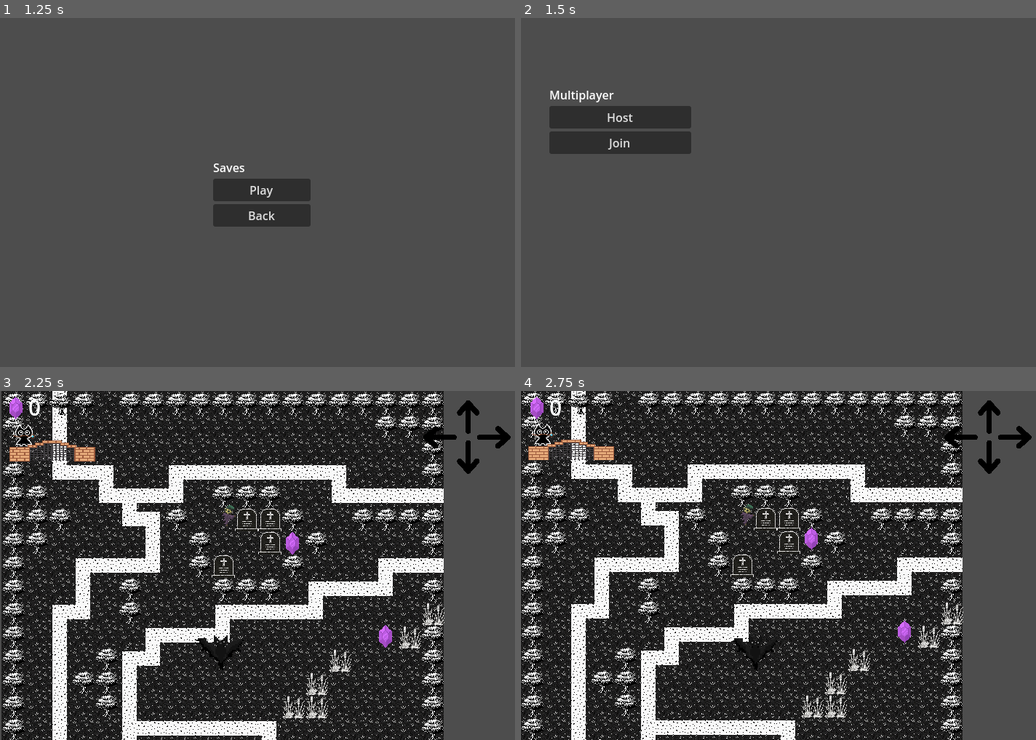
Above: before the commit, frames 1-4 (two rows, left to right).
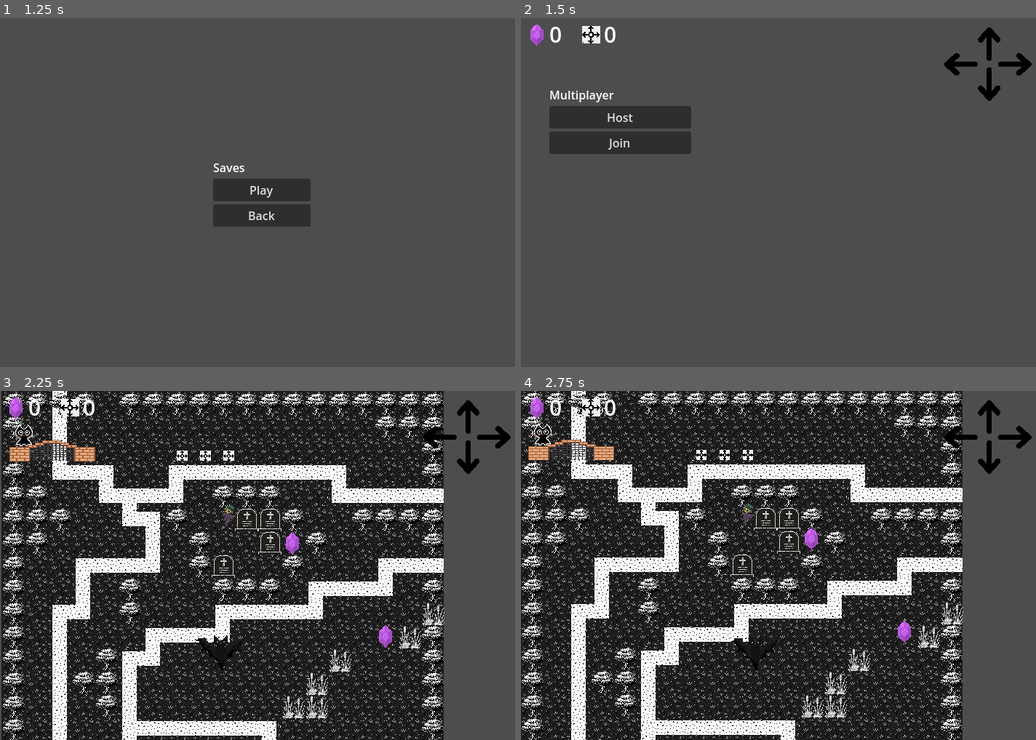
Above: after the commit, the same moments.

Repository: royalcaster/split-souls
Game: Godot game, scene res://scenes/ui/MainMenu.tscn
The game is run twice, just before and just after one commit, with the same random seed, the same clock (stepped at 60 frames per second) and the same inputs. The engine's default icon, where the game draws it, is replaced by a stand-in: a white triangle on a blue panel in a dark square.
Inputs:
- Up to frame 1 (1.25 s): click "Play" at 0.5 s
- Up to frame 2 (1.5 s): click "Play" at 1.25 s
- Up to frame 3 (2.25 s): click "Host" at 2 s
- Up to frame 4 (2.75 s): no input

Frame 1 is identical in both runs. In frame 2, 1.1% of the frame differs, in the area x 1-100%, y 1-24%; in frame 3, 0.3%; in frame 4, 0.3%.

Commit message:
signals working

Diff:
--- a/project.godot
+++ b/project.godot
@@ -65,6 +65,11 @@
 "events": [Object(InputEventMouseButton,"resource_local_to_scene":false,"resource_name":"","device":-1,"window_id":0,"a …(253 unchanged characters)…
 ]
 }
+consume_crystal_direction_item={
+"deadzone": 0.2,
+"events": [Object(InputEventKey,"resource_local_to_scene":false,"resource_name":"","device":-1,"window_id":0,"alt_pressed":false,"shift_pressed":false,"ctrl_pressed":false,"meta_pressed":false,"pressed":false,"keycode":0,"physical_keycode":82,"key_label":0,"unicode":114,"location":0,"echo":false,"script":null)
+]
+}
 
 [rendering]
 
--- a/scenes/game/Game.tscn
+++ b/scenes/game/Game.tscn
@@ -9,11 +9,13 @@
 [ext_resource type="Script" uid="uid://cm0mfxlop7ysq" path="res://scenes/game/hud.gd" id="6_wnrko"]
 [ext_resource type="PackedScene" uid="uid://c0dwtyimchwxc" path="res://scenes/static_barriers/gate.tscn" id="7_gg4pt"]
 [ext_resource type="TileSet" uid="uid://s3qxvfulnqbi" path="res://src/light_tileset_objects.tres" id="7_vg8p7"]
+[ext_resource type="PackedScene" uid="uid://ds0pgagbgkhf0" path="res://scenes/items/CrystalDirectionItem.tscn" id="8_2kuj7"]
 [ext_resource type="Texture2D" uid="uid://b06qxd36nxmvl" path="res://assets/img/crystals_spritesheet.png" id="8_qf6a8"]
 [ext_resource type="Texture2D" uid="uid://c7scnv10bvrrt" path="res://assets/img/arrow1.png" id="8_wnrko"]
 [ext_resource type="PackedScene" uid="uid://jynqgtiojqyc" path="res://scenes/static_barriers/TreeBarrier.tscn" id="11_aptqa"]
 [ext_resource type="PackedScene" uid="uid://c02kcbepe14nj" path="res://scenes/minigame/MiniGame.tscn" id="12_gynul"]
 [ext_resource type="PackedScene" uid="uid://bjo82svgfw2px" path="res://scenes/friends/dog/Dog.tscn" id="14_5xhyk"]
+[ext_resource type="Texture2D" uid="uid://bwvv5p5m7pg0i" path="res://assets/img/direcitons.png" id="14_vj8ay"]
 [ext_resource type="PackedScene" uid="uid://blcf0l1sqw4iq" path="res://scenes/friends/witch/Witch.tscn" id="15_2iokk"]
 [ext_resource type="PackedScene" uid="uid://cbvvfl7uj2qvg" path="res://scenes/friends/scarecrow/Scarecrow.tscn" id="15_vg8p7"]
 
@@ -2503,6 +2505,12 @@
 sources/0 = SubResource("TileSetAtlasSource_5xhyk")
 sources/1 = SubResource("TileSetAtlasSource_2iokk")
 
+[sub_resource type="TileSetScenesCollectionSource" id="TileSetScenesCollectionSource_vj8ay"]
+scenes/1/scene = ExtResource("8_2kuj7")
+
+[sub_resource type="TileSet" id="TileSet_07vrc"]
+sources/0 = SubResource("TileSetScenesCollectionSource_vj8ay")
+
 [sub_resource type="CanvasItemMaterial" id="CanvasItemMaterial_wnrko"]
 
 [node name="Game" type="Node2D"]
@@ -2530,6 +2538,12 @@
 y_sort_enabled = true
 tile_map_data = PackedByteArray("AAASAAUAAAAAAAAAAAAEABIAAAAEAAAAAAAFABIAAAAFAAAAAAAEABMAAAAEAAEAAAAFABMAAAAFAAEAAAALAA …(928 unchanged characters)…
 tile_set = ExtResource("7_vg8p7")
+
+[node name="items" type="TileMapLayer" parent="." groups=["map_content"]]
+visible = false
+y_sort_enabled = true
+tile_map_data = PackedByteArray("AAAPAAUAAAAAAAAAAQARAAUAAAAAAAAAAQATAAUAAAAAAAAAAQA=")
+tile_set = SubResource("TileSet_07vrc")
 
 [node name="MultiplayerSpawner" type="MultiplayerSpawner" parent="."]
 _spawnable_scenes = PackedStringArray("uid://b184syehau03x")
@@ -2573,7 +2587,6 @@
 
 [node name="HUD" type="CanvasLayer" parent="." groups=["map_content"]]
 unique_name_in_owner = true
-visible = false
 offset = Vector2(0.17, 0.13)
 transform = Transform2D(1, 0, 0, 1, 0.17, 0.13)
 script = ExtResource("6_wnrko")
@@ -2604,6 +2617,14 @@
 position = Vector2(678.58, 63.62)
 scale = Vector2(0.131836, 0.112305)
 texture = ExtResource("8_wnrko")
+
+[node name="CrystalDirectionItems" type="Label" parent="HUD"]
+offset_left = 114.35
+offset_top = 0.87
+offset_right = 154.35
+offset_bottom = 42.87
+theme_override_font_sizes/font_size = 30
+text = "0"
 
 [node name="CrystalScore" type="Label" parent="HUD"]
 offset_left = 39.0
@@ -2621,6 +2642,11 @@
 vframes = 2
 frame = 3
 
+[node name="Direcitons" type="Sprite2D" parent="HUD"]
+position = Vector2(96.35, 22.87)
+scale = Vector2(0.04, 0.04)
+texture = ExtResource("14_vj8ay")
+
 [node name="Barriers" type="Node2D" parent="." groups=["map_content"]]
 visible = false
 
--- a/scenes/game/hud.gd
+++ b/scenes/game/hud.gd
@@ -2,3 +2,6 @@
 
 func update_crystal_score(value):
 	$CrystalScore.text = str(value)
+
+func update_crystal_direction_items(value):
+	$CrystalDirectionItems.text = str(value)
--- /dev/null
+++ b/scenes/items/CrystalDirectionItem.tscn
@@ -0,0 +1,20 @@
+[gd_scene load_steps=4 format=3 uid="uid://ds0pgagbgkhf0"]
+
+[ext_resource type="Script" uid="uid://bwqwhadycntpi" path="res://src/CrystalDirectionsItem.gd" id="1_lnaur"]
+[ext_resource type="Texture2D" uid="uid://bwvv5p5m7pg0i" path="res://assets/img/direcitons.png" id="1_urjj3"]
+
+[sub_resource type="RectangleShape2D" id="RectangleShape2D_lnaur"]
+size = Vector2(30, 30)
+
+[node name="CrystalDirection" type="Area2D"]
+scale = Vector2(0.46, 0.46)
+script = ExtResource("1_lnaur")
+
+[node name="Sprite2D" type="Sprite2D" parent="."]
+scale = Vector2(0.05, 0.05)
+texture = ExtResource("1_urjj3")
+
+[node name="CollisionShape2D" type="CollisionShape2D" parent="."]
+shape = SubResource("RectangleShape2D_lnaur")
+
+[connection signal="body_entered" from="." to="." method="_on_body_entered"]
--- /dev/null
+++ b/src/CrystalDirectionsItem.gd
@@ -0,0 +1,11 @@
+extends Area2D
+
+signal collected
+
+func _ready() -> void:
+	add_to_group("crystal_direction_items")
+
+func _on_body_entered(body: Node2D) -> void:
+	if body.has_method("is_player"):
+		collected.emit()
+		queue_free()
--- a/src/Game.gd
+++ b/src/Game.gd
@@ -10,6 +10,7 @@
 var peer = ENetMultiplayerPeer.new()
 var players = []
 var current_crystal_score = 0
+var current_crystal_direction_items = 0
 
 var player_inputs = {} # Dictionary of {peer_id: input_vector}
 var shared_player: CharacterBody2D
@@ -81,6 +82,7 @@
 
 	# Update HUD
 	hud.update_crystal_score(current_crystal_score)
+	hud.update_crystal_direction_items(current_crystal_direction_items)
 
 var last_input = [false, false, false, false]  # necessary because otherwise if e.g. player1 does not press any key, player2 will see player1's last input permanently
 # methods watches the inputs and sends them via rpc
@@ -180,6 +182,8 @@
 		var objects_tileset = preload("res://src/dark_tileset_objects.tres")
 		$objects.tile_set = objects_tileset
 
+	find_and_connect_event_triggers()
+
 
 func spawn_crystals():
 	for pos in crystal_positions:
@@ -252,3 +256,33 @@
 	await get_tree().create_timer(5.0).timeout
 	hide_enemies_for_lightplayer()
 	hide_barriers_for_darkplayer()
+
+func find_and_connect_event_triggers():
+	var crystal_direction_items = get_tree().get_nodes_in_group("crystal_direction_items")
+	print("finding triggers")
+	for item in crystal_direction_items:
+		print("trigger found")
+		item.collected.connect(on_crystal_direction_item_collected)
+
+func on_crystal_direction_item_collected():
+	current_crystal_direction_items += 1
+
+@rpc("any_peer", "call_local") # 'call_local' allows the server to call this on itself
+func request_consume_crystal_item(p_player_id: int):
+	print("game.gd got request")
+	# Only server validates and processes
+	if not multiplayer.is_server():
+		return
+
+	var requesting_peer_id = multiplayer.get_rpc_sender_id()
+	print("Server received consume request from peer %d for player %d" % [requesting_peer_id, p_player_id])
+
+	# --- Server-side validation ---
+	if current_crystal_direction_items > 0:
+		print("no crystal_direction_items to consume")
+		return
+
+	print("Server consumed crystal item for player %d." % requesting_peer_id)
+
+	# Inform all clients to update visuals for the specific player who consumed the item
+	rpc("client_consume_item_visuals", p_player_id)
--- a/src/player_1.gd
+++ b/src/player_1.gd
@@ -8,6 +8,8 @@
 @export var player_2_frames: SpriteFrames
 
 var _health: int = 100
+
+signal crystal_directions_item_consumed(player_id)
 
 var health: int:
 	set(value):
@@ -76,14 +78,41 @@
 		if Globals.control_mode == Globals.ControlMode.INDIVIDUAL:
 			if is_multiplayer_authority():
 				velocity = Input.get_vector("move_left", "move_right", "move_up", "move_down") * speed
+				listen_for_crystal_direction_consume()
 		else:
 			if not is_multiplayer_authority():
 				return
 			if controller:
 				velocity = controller.get_combined_input() * speed
+				listen_for_crystal_direction_consume()
+
 		check_hitbox()
+
 	move_and_slide()
 	updateAnimation()
+
+func listen_for_crystal_direction_consume():
+	if Input.is_action_just_pressed("consume_crystal_direction_item"):
+		rpc_id(1, "request_consume_crystal_item", multiplayer.get_unique_id())
+		# crystal_directions_item_consumed.emit()
+		print("requested crystal_directions_item consume")
+
+@rpc("any_peer")
+func request_consume_crystal_item():
+	if not multiplayer.is_server():
+		return
+
+	var requesting_peer_id = multiplayer.get_rpc_sender_id()
+	print("Server received consume request from client: %d" % requesting_peer_id)
+
+@rpc("reliable")
+func client_consume_item_visuals(p_player_id: int):
+	print("Client received visual update for player: ", p_player_id)
+
+	if multiplayer.get_unique_id() == p_player_id:
+		print("My item consumed!")
+	else:
+		print("Another player's item consumed!")
 
 func is_player():
 	return true
Binary file added: assets/img/direcitons.png
Not shown, added: assets/img/direcitons.png.import
Not shown: 1 places in scenes/game/Game.tscn that only renumber resources
Not shown: 1 places in scenes/ui/SavesMenu.tscn that only renumber resources
Not shown, added: src/CrystalDirectionsItem.gd.uid
